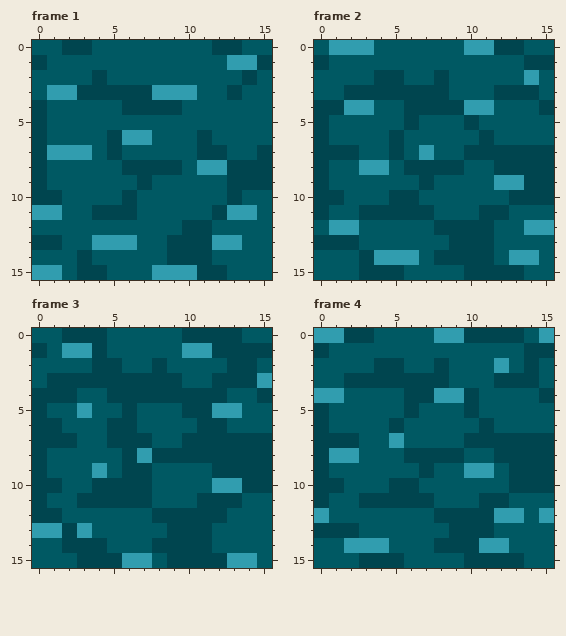
Two states of a animated GIF sprite, src/Resources/water.gif. That is the earlier state.
The file is 64x64 pixels, drawn in blocks of 4x4; one block is one cell here. Shown: frame 1, frame 2, frame 3, frame 4.
New version:
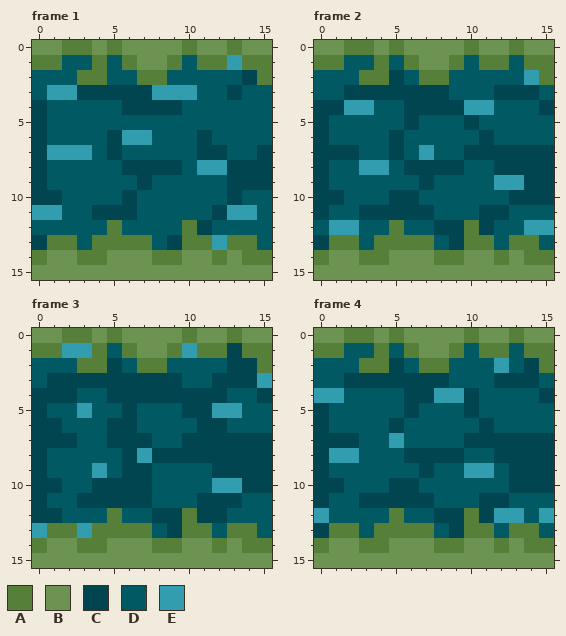
Palette (. is transparent): A #56803a  B #6c9352  C #00454f  D #005963  E #319daf
The exact change:
Changed rows in their new state; - is an unchanged pixel.
Frame 1:
first column x 0:
 0 BBAABABBBBABBABB
 1 AA--A-ABBA-AA-AA
 2 ---AA--AA------A
first column x 0:
12 -----A----A-----
13 -AA-AAAA--AA-AA-
14 ABBAABBBAABBABAA
15 BBBBBBBBBBBBBBBB
Frame 2: the same change as frame 1
Frame 3: the same change as frame 1
Frame 4: the same change as frame 1
Changed places in both pictures, as pixel boxes (x1, y1, x2, y2):
changed: (32, 40, 272, 85)
changed: (32, 220, 272, 280)
changed: (314, 40, 554, 85)
changed: (314, 220, 554, 280)
changed: (32, 328, 272, 373)
changed: (32, 508, 272, 568)
changed: (314, 328, 554, 373)
changed: (314, 508, 554, 568)
